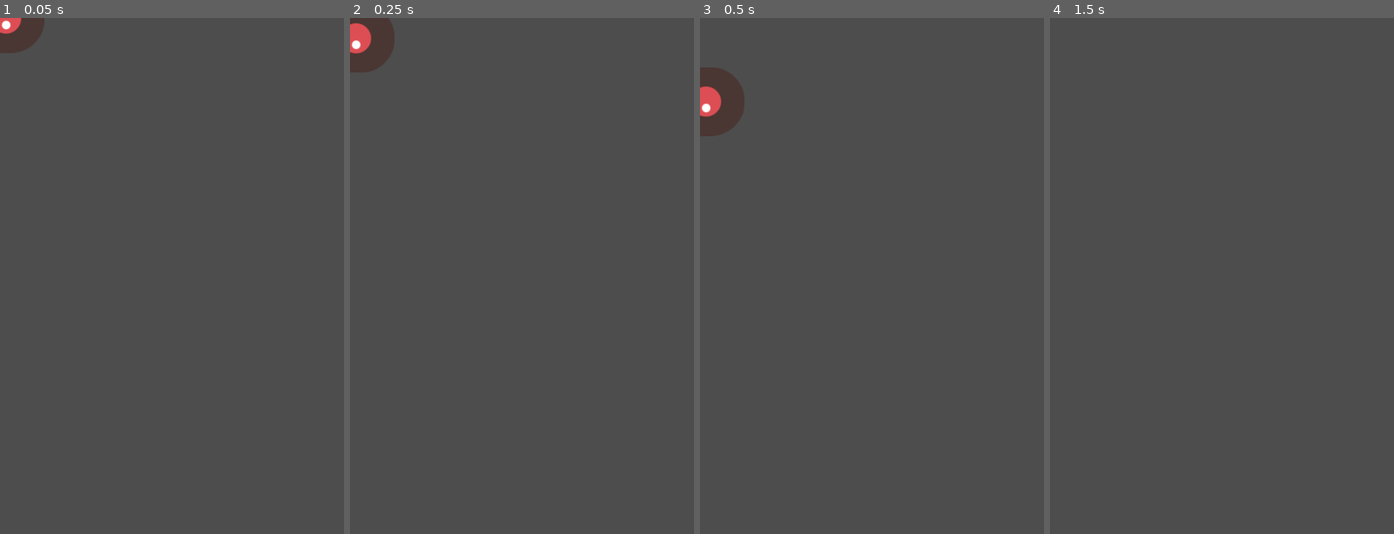
Above: before the commit, frames 1-4 (left to right).
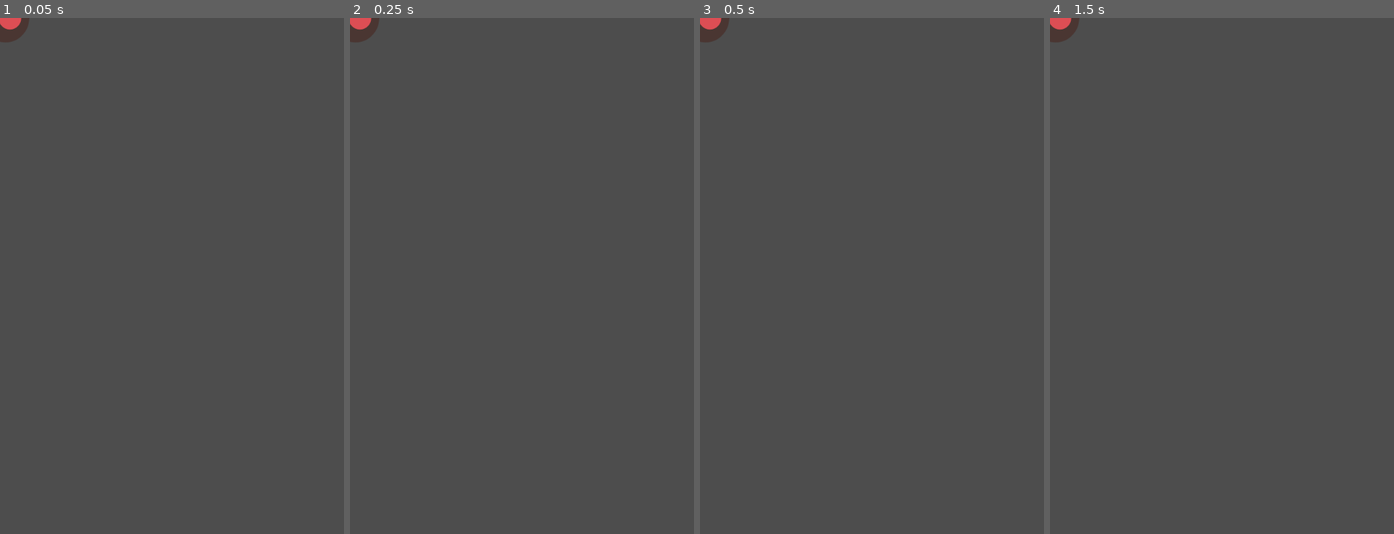
Above: after the commit, the same moments.

Repository: claramoreira/dodgetutorial
Game: Godot game, scene res://inimigo.tscn
Two runs of this game, one before a commit and one after it. Both use one fixed random seed, a clock stepped at 60 frames per second and the inputs below. This scene is started directly instead of the project's main scene.
Inputs:
- Up to frame 1 (0.05 s): no input
- Up to frame 2 (0.25 s): no input
- Up to frame 3 (0.5 s): no input
- Up to frame 4 (1.5 s): hold Right (ui_right) 0.53-1.28 s; hold Down (ui_down) from 1.28 s (still down)

The runs differ from the first frame. In frame 1, 0.5% of the frame differs, in the area x 0-13%, y 0-7%; in frame 2, 1.1%; in frame 3, 1.7%, in the area x 0-13%, y 0-23%; in frame 4, 0.3%.
Error before the commit: Invalid access to property or key 'frames' on a base object of type 'AnimatedSprite2D'. (res://inimigo.gd:8)

Commit message:
sprites rescale + removing gravity

Diff:
--- a/inimigo.gd
+++ b/inimigo.gd
@@ -5,10 +5,14 @@
 
 # Called when the node enters the scene tree for the first time.
 func _ready():
-	var tipos_inimigo = $AnimatedSprite2D.frames.get_animation_names()
+	var tipos_inimigo = $AnimatedSprite2D.get_sprite_frames().get_animation_names()
 	$AnimatedSprite2D.animation = tipos_inimigo[randi() % tipos_inimigo.size()]
 
 
 # Called every frame. 'delta' is the elapsed time since the previous frame.
 func _process(delta):
 	pass
+
+
+func _on_visible_on_screen_notifier_2d_screen_exited():
+	queue_free()
--- a/inimigo.tscn
+++ b/inimigo.tscn
@@ -45,13 +45,15 @@
 }]
 
 [sub_resource type="CapsuleShape2D" id="CapsuleShape2D_ii7eh"]
-radius = 49.0
-height = 130.0
+radius = 37.0
+height = 96.0
 
 [node name="inimigo" type="RigidBody2D"]
+gravity_scale = 0.0
 script = ExtResource("1_qo4lm")
 
 [node name="AnimatedSprite2D" type="AnimatedSprite2D" parent="."]
+scale = Vector2(0.75, 0.75)
 sprite_frames = SubResource("SpriteFrames_6jl5l")
 animation = &"andando"
 frame = 1
@@ -63,3 +65,5 @@
 shape = SubResource("CapsuleShape2D_ii7eh")
 
 [node name="VisibleOnScreenNotifier2D" type="VisibleOnScreenNotifier2D" parent="."]
+
+[connection signal="screen_exited" from="VisibleOnScreenNotifier2D" to="." method="_on_visible_on_screen_notifier_2d_screen_exited"]
--- a/jogador.tscn
+++ b/jogador.tscn
@@ -32,8 +32,8 @@
 }]
 
 [sub_resource type="CapsuleShape2D" id="CapsuleShape2D_ivclj"]
-radius = 55.0
-height = 138.0
+radius = 40.0
+height = 104.0
 
 [node name="Jogador" type="Area2D"]
 position = Vector2(71, 159)
@@ -41,8 +41,10 @@
 
 [node name="AnimatedSprite2D" type="AnimatedSprite2D" parent="."]
 texture_filter = 1
+scale = Vector2(0.75, 0.75)
 sprite_frames = SubResource("SpriteFrames_oybly")
 animation = &"cima"
 
 [node name="CollisionShape2D" type="CollisionShape2D" parent="."]
+position = Vector2(0, 1)
 shape = SubResource("CapsuleShape2D_ivclj")
